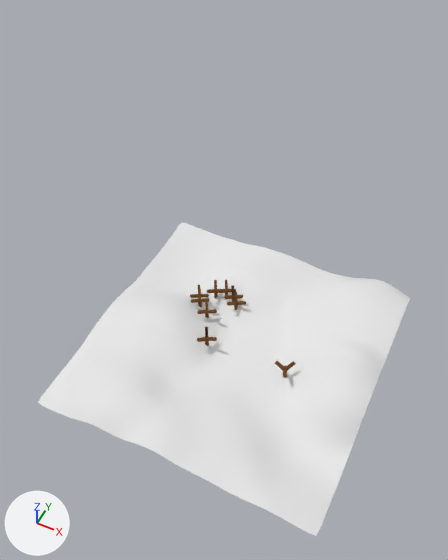
A saved change to the Blender file 00-filestructure/04-Shots/HP-Shot_4.blend.
Both versions are drawn from a 50 mm camera at (30.6, -66.3, 102.2) aimed at (-9.2, 13.3, 2.6). The lights are fixed; the arrows at lower left show +X, +Y and +Z.

Objects in the first picture: 'WaldbodenGroup'.
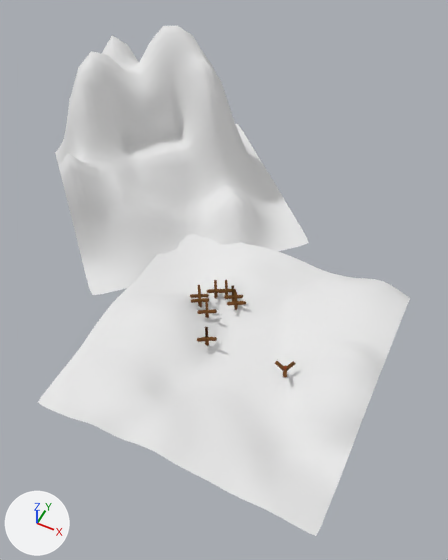
Location of each change, (x1, y1, x2, y2) in pixels of the pictures (448 x 560 px):
'Schloss_auf_Berg', deleted, added
    after: (55, 26, 309, 295)

Diff of the bpy script that builds the scene:
```diff
--- a/00-filestructure/04-Shots/HP-Shot_4.blend.py
+++ b/00-filestructure/04-Shots/HP-Shot_4.blend.py
@@ mat_material_005 @@
+mat_material_005 = diffuse_material('Material.005')
+mat_material_005.base_color = (0.8, 0.8, 0.8)  # white #e7e7e7
@@ me_plane_001 @@
+me_plane_001.from_pydata(...)  # 1089 vertices, 1024 faces; spans x -0.96..0.96, y -0.96..0.96, z 0.0..1.41
+me_plane_001.polygons.foreach_set('use_smooth', [True] * 1024)
+me_plane_001.materials.append(mat_material_005)  # its picture is missing
@@ col_schloss_auf_berg @@
 col_schloss_auf_berg.objects.link(ob_schloss)
-col_schloss_auf_berg.objects.link(ob_berg)
+col_schloss_auf_berg.objects.link(ob_plane_001)
@@ ob_schloss_auf_berg @@
 ob_schloss_auf_berg = bpy.data.objects.new('Schloss_auf_Berg', None)
-ob_schloss_auf_berg.location = (-8.7, -0.4, -0.6)
-ob_schloss_auf_berg.scale = (7.37, 7.37, 4.14)
+ob_schloss_auf_berg.location = (-35.8, 37.9, -3.4)
+ob_schloss_auf_berg.rotation_euler = (0.0, 0.0, -0.785)  # degrees (0, 0, -45)
+ob_schloss_auf_berg.scale = (3.56, 3.56, 3.56)
 ob_schloss_auf_berg.show_instancer_for_render = False
@@ ob_schloss @@
 ob_schloss = bpy.data.objects.new('Schloss', None)
-ob_schloss.location = (-5.207, 4.444, 1.968)
-ob_schloss.rotation_euler = (0.0, 0.0, -0.594)  # degrees (0, 0, -34)
-ob_schloss.scale = (0.201, 0.201, 0.201)
+ob_schloss.location = (-0.155, -1.013, 4.639)
+ob_schloss.scale = (0.36, 0.36, 0.36)
 ob_schloss.show_instancer_for_render = False
@@ ob_berg @@
-ob_berg = bpy.data.objects.new('Berg', None)
-ob_berg.location = (-4.58, 4.604, -0.42)
-ob_berg.rotation_euler = (0.0, 0.0, -0.524)  # degrees (0, 0, -30)
-ob_berg.scale = (0.519, 0.519, 0.519)
-ob_berg.show_instancer_for_render = False
-ob_berg.instance_type = 'COLLECTION'
-ob_berg.instance_collection = col_berg
@@ ob_plane_001 @@
+ob_plane_001 = bpy.data.objects.new('Plane.001', me_plane_001)
+ob_plane_001.location = (0.0, 0.0, 0.0)
+ob_plane_001.scale = (7.75, 7.75, 7.75)
```
